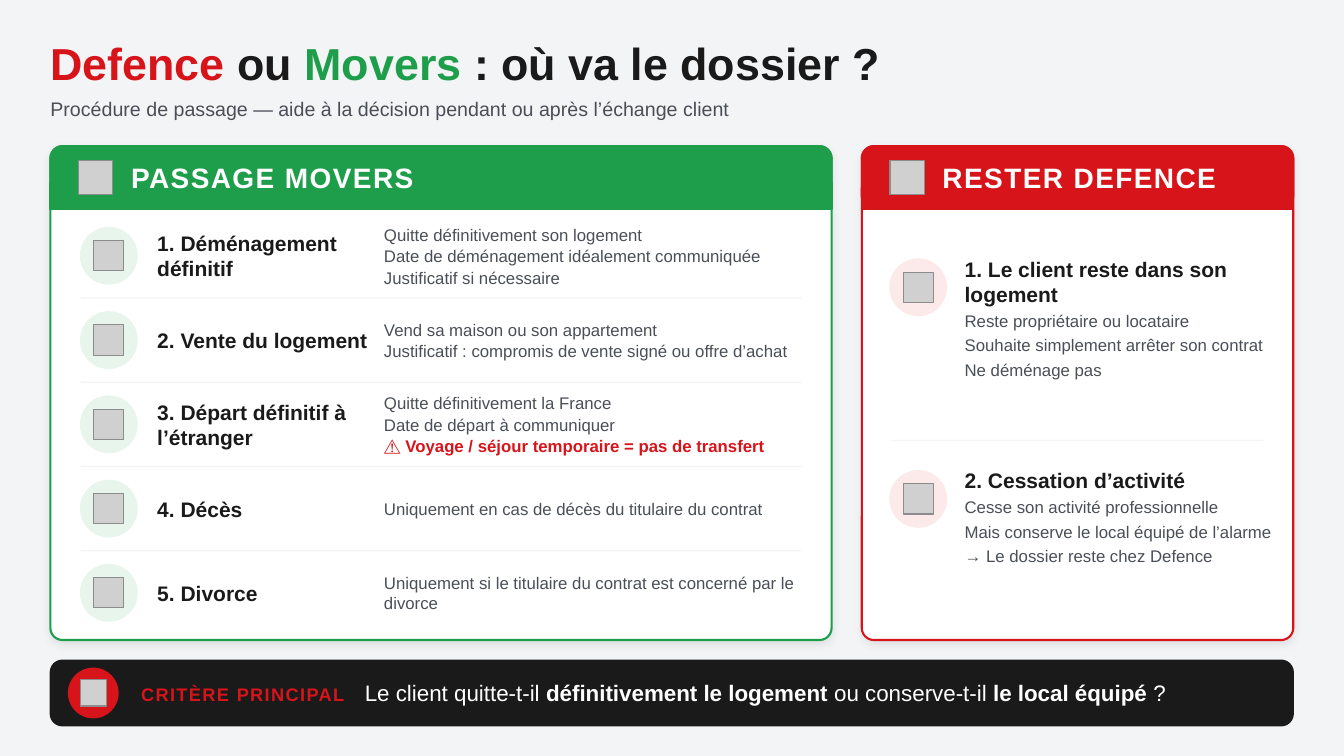
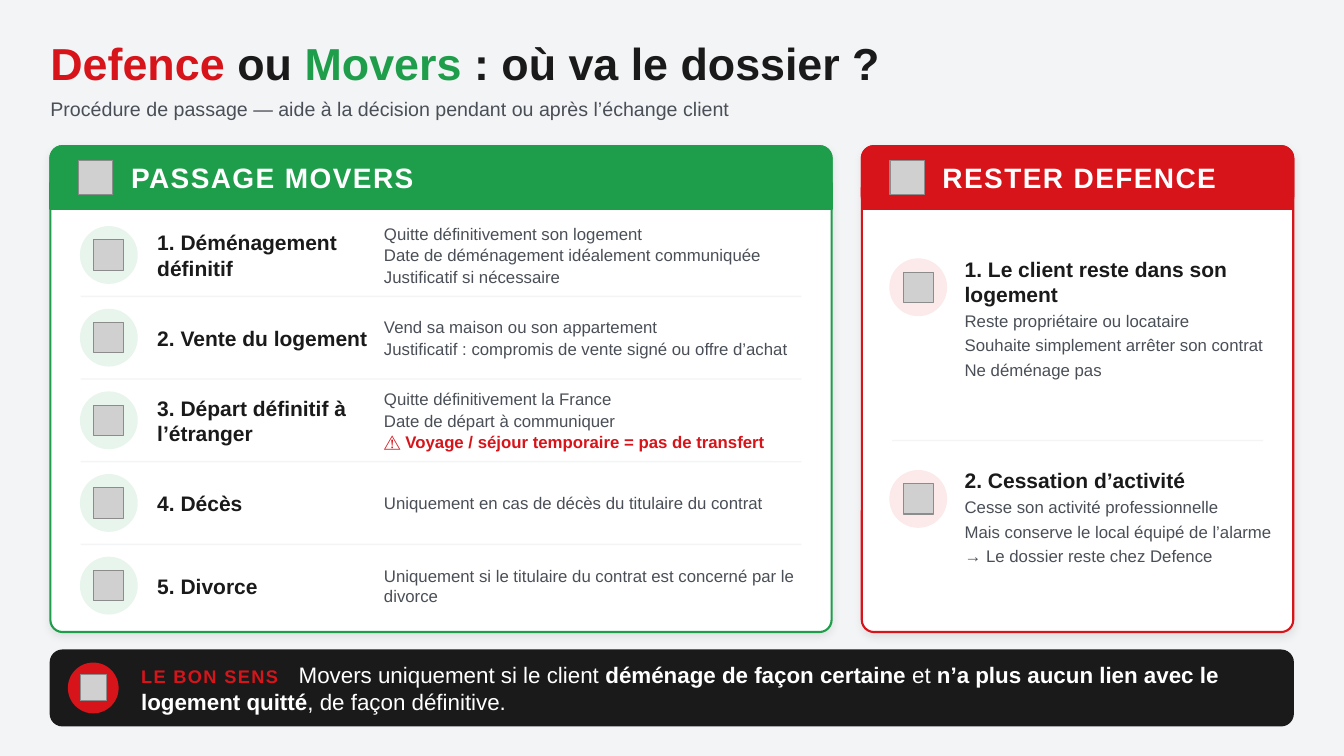
Before and after one commit to Marcoooo131/SA-IA, a slide deck: slide 1 of docs/passage-defence-movers/passage-defence-movers.pptx. Drawn at 1344x756 pixels with LibreOffice and Linux fonts; fonts in the diff are those of the drawing; grey boxes stand for pictures. Boxes give left, top, right and bottom in pixels: in the first picture for what was removed or moved away, otherwise in the second. Text is boxed around its words. In the diff, an @@ line names an element or a change of style, - is before the commit and + after.

```diff
--- a/docs/passage-defence-movers/passage-defence-movers.pptx
+++ b/docs/passage-defence-movers/passage-defence-movers.pptx
@@ rounded rectangle: place and size @@
-rounded rectangle at box(50, 146, 832, 640)
+rounded rectangle at box(50, 146, 832, 632)
@@ rounded rectangle at box(50, 146, 832, 632): proportions changed @@
@@ rounded rectangle: place and size @@
-rounded rectangle at box(862, 146, 1294, 640)
+rounded rectangle at box(862, 146, 1294, 632)
@@ 6 texts, 4 pictures, 4 ellipses: place and size @@
-6 texts, 4 pictures, 4 ellipses at box(69, 396, 794, 718)
+6 texts, 4 pictures, 4 ellipses at box(69, 392, 794, 713)
@@ rounded rectangle at box(50, 650, 1294, 726): proportions changed @@
@@ rounded rectangle: place and size @@
-rounded rectangle at box(50, 660, 1294, 726)
+rounded rectangle at box(50, 650, 1294, 726)
@@ text at box(141, 666, 1219, 715): text changed @@
-CRITÈRE PRINCIPAL Le client quitte-t-il définitivement le logement ou conserve-t-il le local équipé ?
+LE BON SENS Movers uniquement si le client déménage de façon certaine et n’a plus aucun lien avec le logement quitté, de façon définitive.
```
Also in this commit, not shown: 2 other files.
